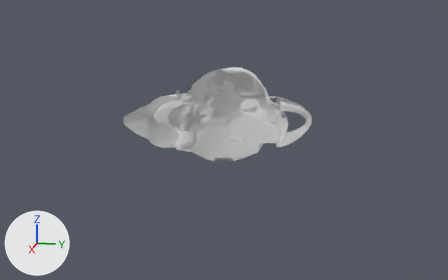
What one commit did to the glTF model LSS/ships/puncture.glb.
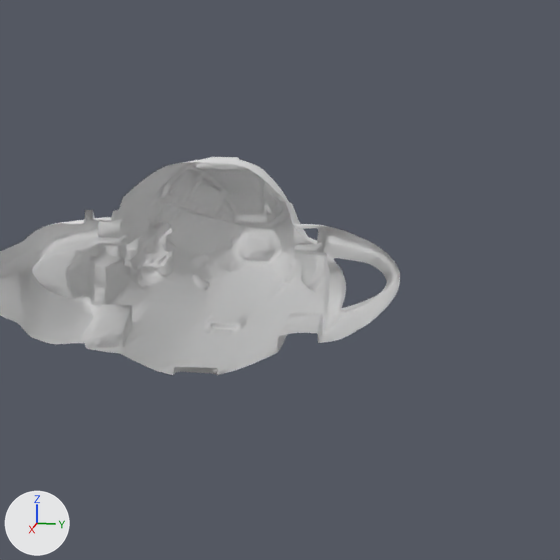
There are two pictures of each version: one whole from a 50 mm camera at (3.063, 0.599, 0.628) aimed at (0.036, -0.007, -0.129), one close up on the part from 31% to 85% of the width and 0% to 86% of the height. Lighting does not change. The marker at lower left points along +X, +Y and +Z. The last two pictures show the newer version. Everything nearer to the camera than a plane just in front of the edit is cut away. Where no turn or scale is listed for an object, it has been applied to the vertices.
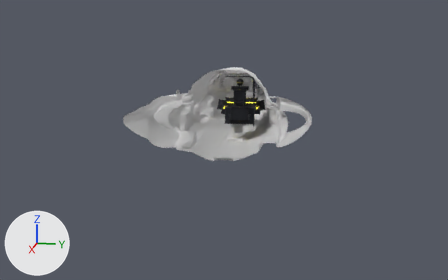
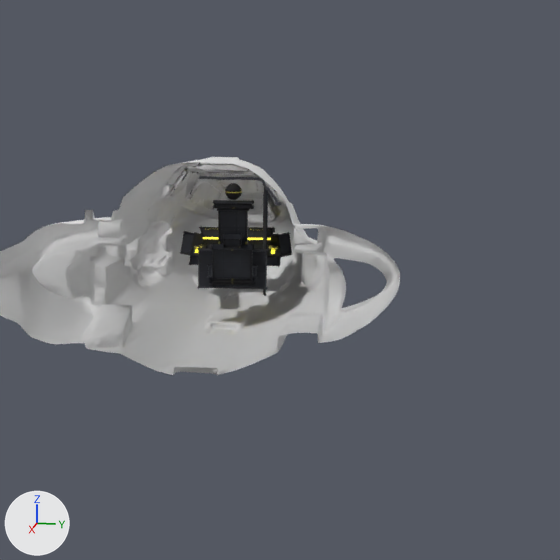
Where the change shows, as pixel boxes (x1, y1, x2, y2) in the close-ups (560 x 560 px):
'cockpit_interior', added
    after: (180, 176, 292, 296)

The edits, one by one:
Picture 'puncture_int' (img_puncture_int) is new.
Picture 'puncture_emis' (img_puncture_emis) is new.
Material 'cockpit_interior' (mat_cockpit_interior) is new.
Uses the picture img_puncture_emis.
Uses the picture img_puncture_int.
Mesh me_cockpit_interior is new.
It has 1532 vertices, 2782 faces and spans x -0.197..0.197, y -0.145..0.145, z -0.158..0.158.
It uses material mat_cockpit_interior.
Object 'cockpit_interior' (ob_cockpit_interior) is new; it shows me_cockpit_interior.
Its location is (-0.394, -0.001, 0.003).
